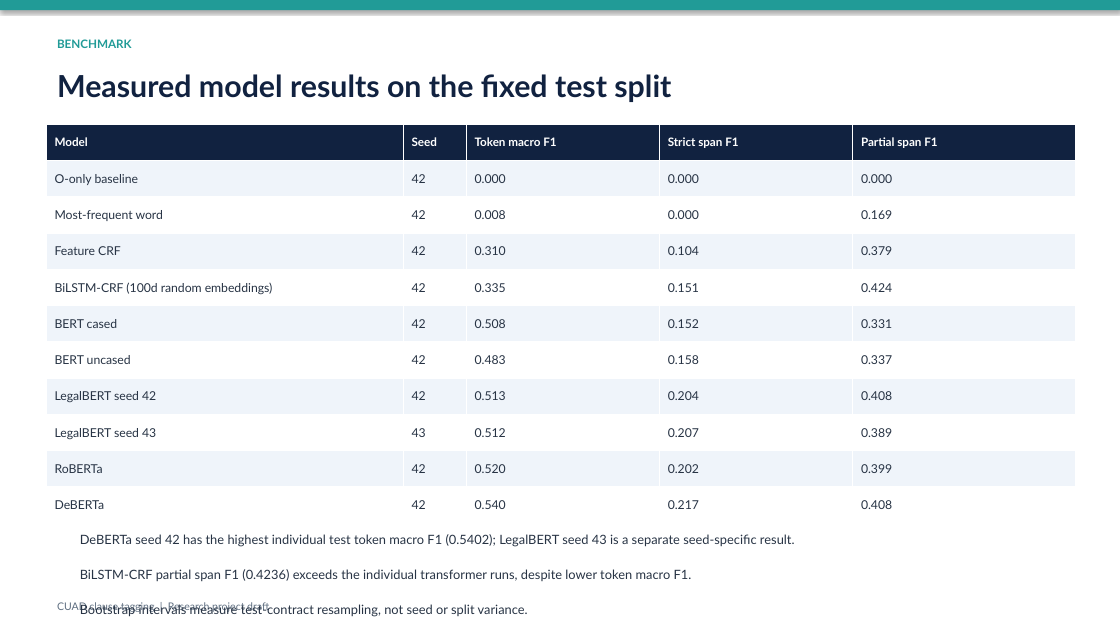
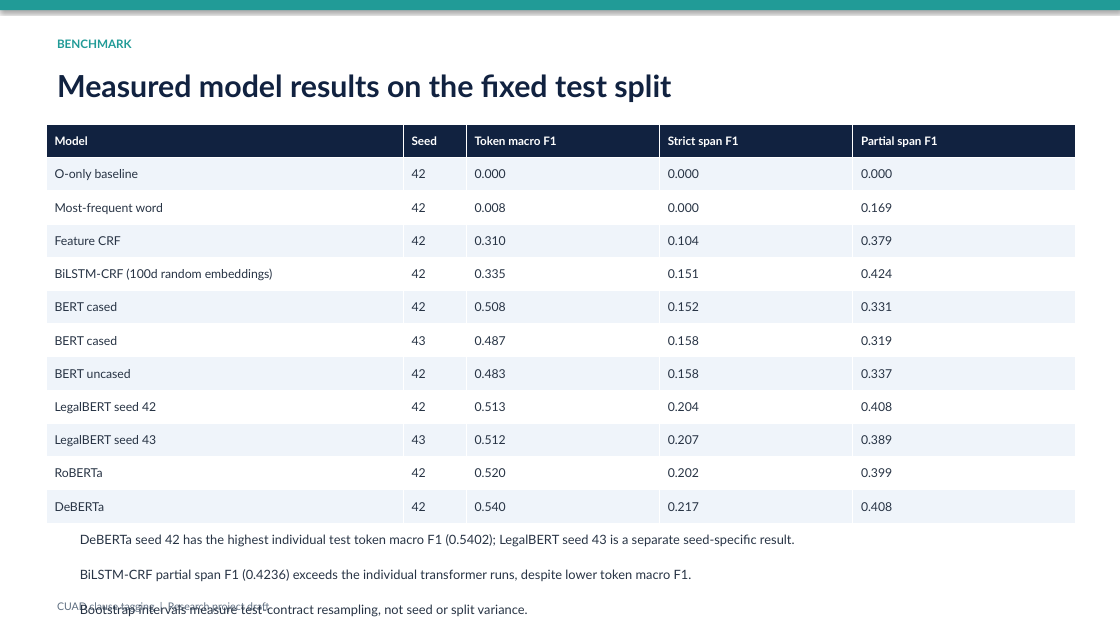
Before and after one commit to hmam-5/cuad-clause-tagging, a slide deck: slide 6 of results/CUAD_project_presentation.pptx. Drawn at 1120x630 pixels with LibreOffice and Linux fonts; fonts in the diff are those of the drawing. Boxes give left, top, right and bottom in pixels: in the first picture for what was removed or moved away, otherwise in the second. Text is boxed around its words. In the diff, an @@ line names an element or a change of style, - is before the commit and + after.

```diff
--- a/results/CUAD_project_presentation.pptx
+++ b/results/CUAD_project_presentation.pptx
@@ table at <box>46,124,1075,523</box> @@
+row 7: BERT cased | 43 | 0.487 | 0.158 | 0.319
```
Also in this commit, not shown: 1 other slide changed, 20 other files.
